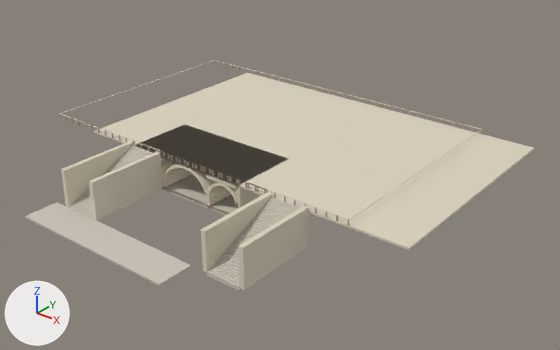
What one commit did to the glTF model models/furniture/cp_bethesda_terrace.glb.
Rendered twice from a camera (50 mm lens) standing at (81.9, -83.9, 58.3) and looking at (9.1, 7.2, 1.8). The axes (+X, +Y, +Z) are drawn at lower left. The lights are the same throughout. The picture after the commit comes second. Vertices at exactly the same position are counted once.

In view in the first picture: 'BethesdaTerrace'.
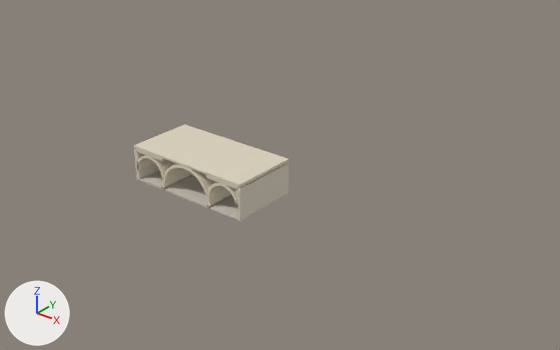
Commit message: Strip terrace model to interior-only — let terrain be the exterior

Where the change shows, as pixel boxes [x1, y1, x2, y2] in the pictures (560 x 350 px):
'BethesdaTerrace', reshaped (69% narrower, 58% shorter): before [25, 60, 534, 291]; after [134, 124, 289, 221]
part 1 of me_cube, deleted: before [25, 60, 483, 291]
part 2 of me_cube, cut back: before [60, 73, 534, 250]; after [134, 124, 289, 221]

The change, as a list of edits to the scene's bpy script:
```text
Change me_cube:
    used by ob_bethesdaterrace; location = (0.0, 0.0, 0.0)
    remove me_cube.from_pydata(...)  # 1828 vertices, 3084 faces; spans x -31.6..41.0, y -26.0..35.1, z -0.5..6.9
    add me_cube.from_pydata(...)  # 684 vertices, 1224 faces; spans x -11.8..11.8, y -6.2..6.2, z -0.3..6.0
    me_cube part 1: 106 loose pieces with 1124 vertices, spanning x -31.6..31.6, y -26.0..35.1, z -0.5..6.9, are deleted
    me_cube part 2
    28 vertices are removed from x -31.5..41.0, y -6.1..35.0, z 5.6..6.9
    80 faces are deleted
    8 new vertices lie (0.0, 0.0, 5.2) away from vertices in x -11.8..11.8, y -6.0..6.0, z 0.0
    10 new faces join them, mat_stairstone (light grey #cbc5b8)
    34 new faces join them, mat_sandstone (pale yellow #ddd3bf)
```
